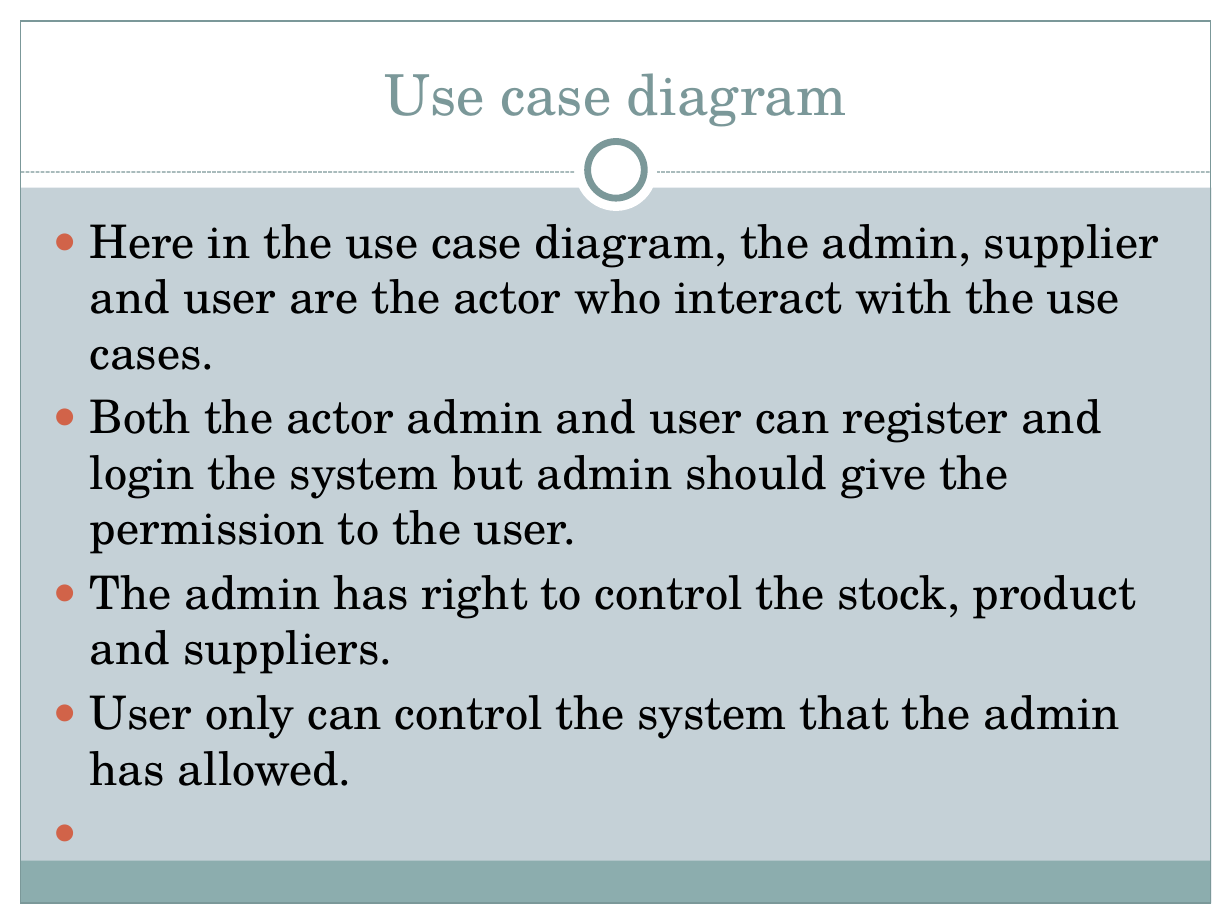
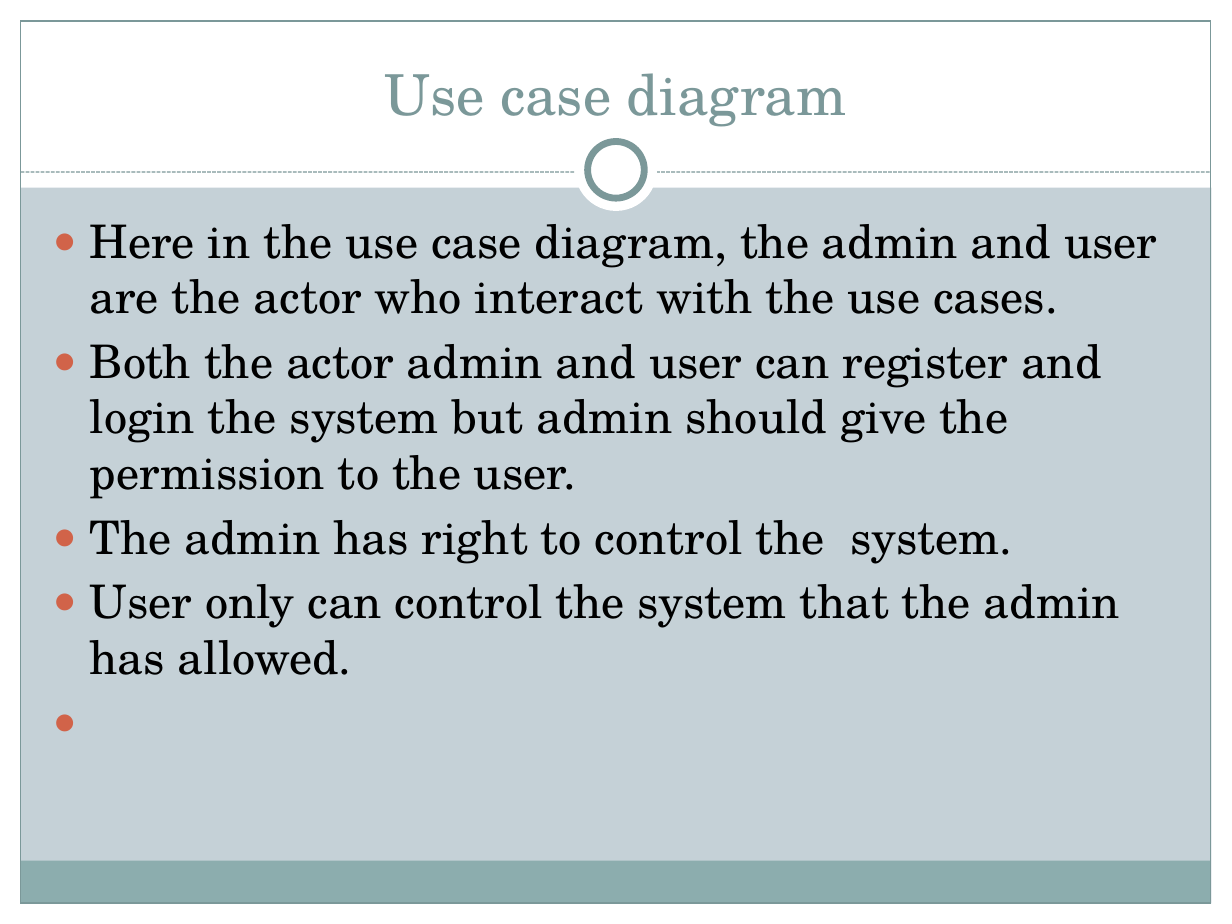
Before and after one commit to mandiratamang/SMS, a slide deck: slide 28 of stock management system/pp of sms.pptx. Drawn at 1232x924 pixels with LibreOffice and Linux fonts; fonts in the diff are those of the drawing. Boxes give left, top, right and bottom in pixels: in the first picture for what was removed or moved away, otherwise in the second. Text is boxed around its words. In the diff, an @@ line names an element or a change of style, - is before the commit and + after.

```diff
--- a/stock management system/pp of sms.pptx
+++ b/stock management system/pp of sms.pptx
@@ text at box(90, 224, 1157, 314): text changed @@
-● Here in the use case diagram, the admin, supplier and user are the actor who interact with the use cases.
+● Here in the use case diagram, the admin and user are the actor who interact with the use cases.
@@ text at box(90, 520, 1013, 564): text changed @@
-● The admin has right to control the stock, product and suppliers.
+● The admin has right to control the system.
```
Also in this commit, not shown: 10 other slides changed, 2 slides added, 2 slides removed, 38 other files.
